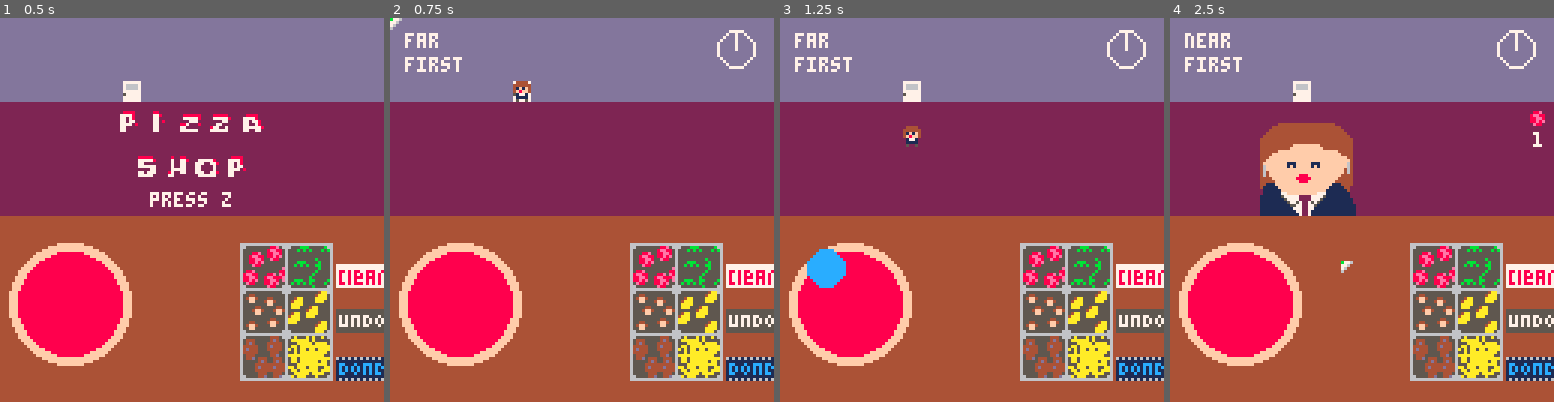
Above: before the commit, frames 1-4 (left to right).
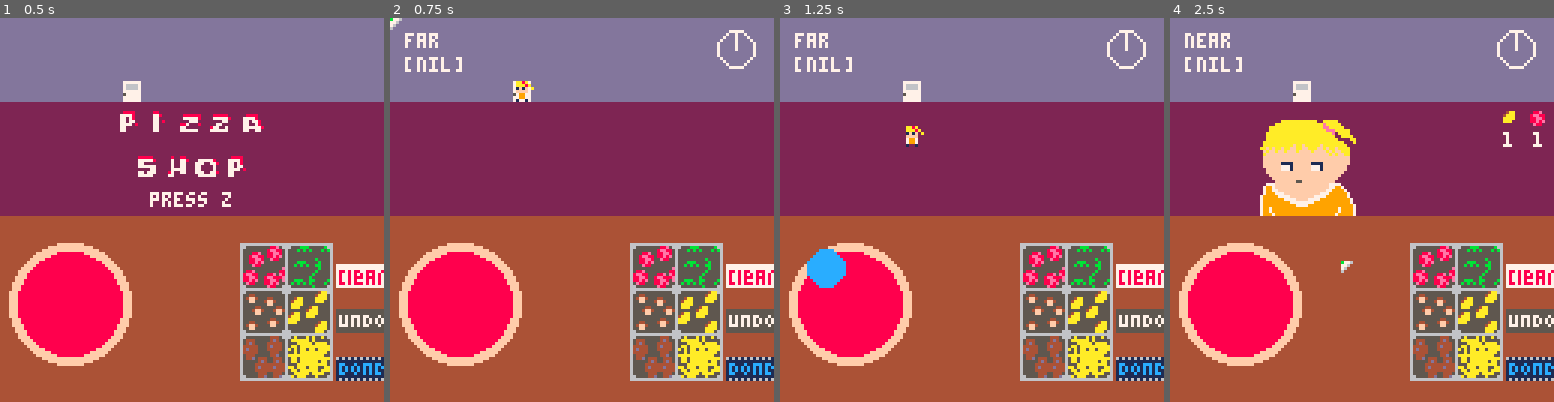
Above: after the commit, the same moments.

Repository: Cybrwire/pico8-tinkering
Game: PICO-8 cartridge pizza_shop.p8
Two runs of this game, one before a commit and one after it. Both use one fixed random seed, a clock stepped at 60 frames per second and the inputs below.
Inputs (mouse positions are in pixels of both pictures, inside the frame that each line leads up to):
- Up to frame 1 (0.5 s): no input
- Up to frame 2 (0.75 s): click (670, 121) at 0.67 s; tap O (Z key) at 0.7 s
- Up to frame 3 (1.25 s): click (826, 267) at 1.22 s
- Up to frame 4 (2.5 s): tap O (Z key) at 1.7, 2.1 s; click (1277, 114) at 1.77 s; click (1342, 259) at 2.32 s

Frame 1 is identical in both runs. In frame 2, 0.4% of the frame differs, in the area x 4-38%, y 10-22%; in frame 3, 0.4%; in frame 4, 4.3%, in the area x 4-90%, y 10-52%.

Commit message:
update: draw_customer_order() boss2 order spin

Diff:
--- a/pizza_shop.p8
+++ b/pizza_shop.p8
@@ -21,6 +21,7 @@
 	 --new_customer(3,64,nil,40,20,false),
 	 --new_customer(4,68,nil,40,20,false),
 	 --new_customer(5,72,nil,40,20,false),
+	 new_customer(5,72,nil,40,20,false),
 	 new_customer(6,128,132,40,20,true),--boss
 	}
 
@@ -165,21 +166,26 @@
 end
 
 function draw_customer_order(_c)
-	local tally = tally_ingredients(customers[1].order)
-	local x = 120
-	local t = close_time
+	local tally  = tally_ingredients(_c.order)
+	local t      = close_time / 60
 	local offset = (1/6)
-	local r = 30
+	local r      = 35
+	local x,y    = 120,30
 
 	for id,cnt in pairs(tally) do
 		if _c.state == 'near' then
 			if _c.phase == 'second' then
-			 spr(ingredients_spr[id],(_c.x+cos(t+(id*offset))*r),(_c.y+sin(t+(id*offset))*r))
+			 x = (_c.x+cos(t+(id*offset))*r)+4
+			 y = (_c.y+sin(t+(id*offset))*r)-10
+			 spr(ingredients_spr[id],x,y)
+			 print(cnt,x,y+10,7)
 			else
-				spr(ingredients_spr[id],x,30)
+				spr(ingredients_spr[id],x,y)
+			 print(cnt,x+1,38,7)
 			end
-				print(cnt,x+1,38,7)
+
 				x -= 10
+
 		end
 	end
 end
